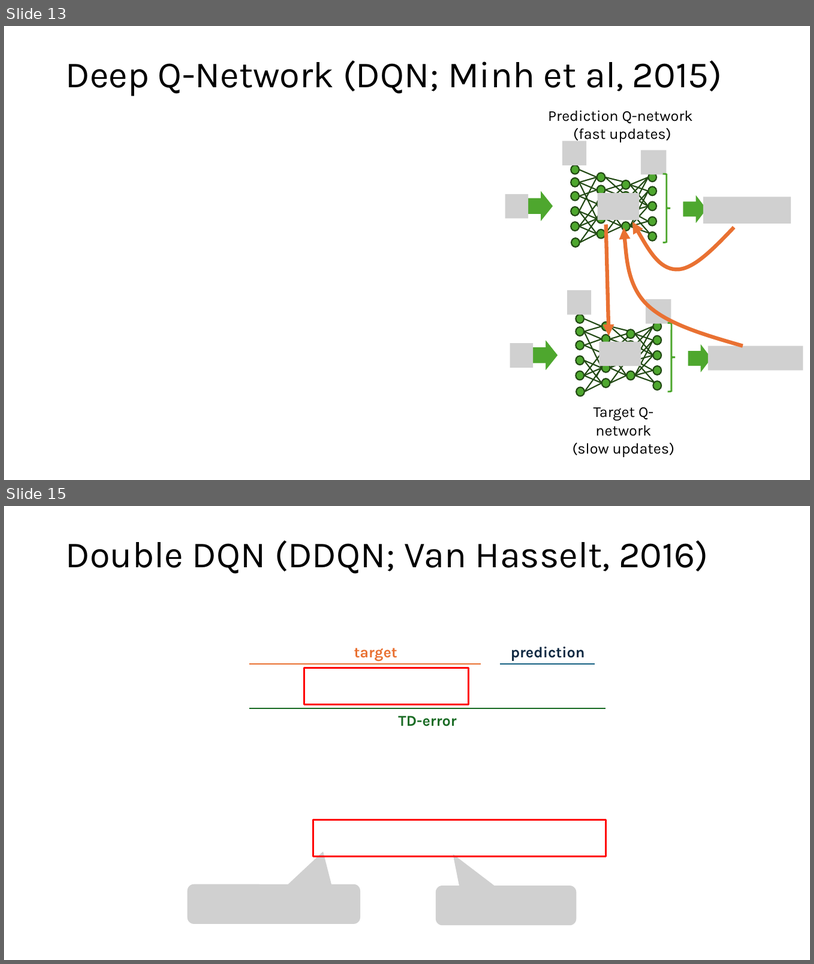
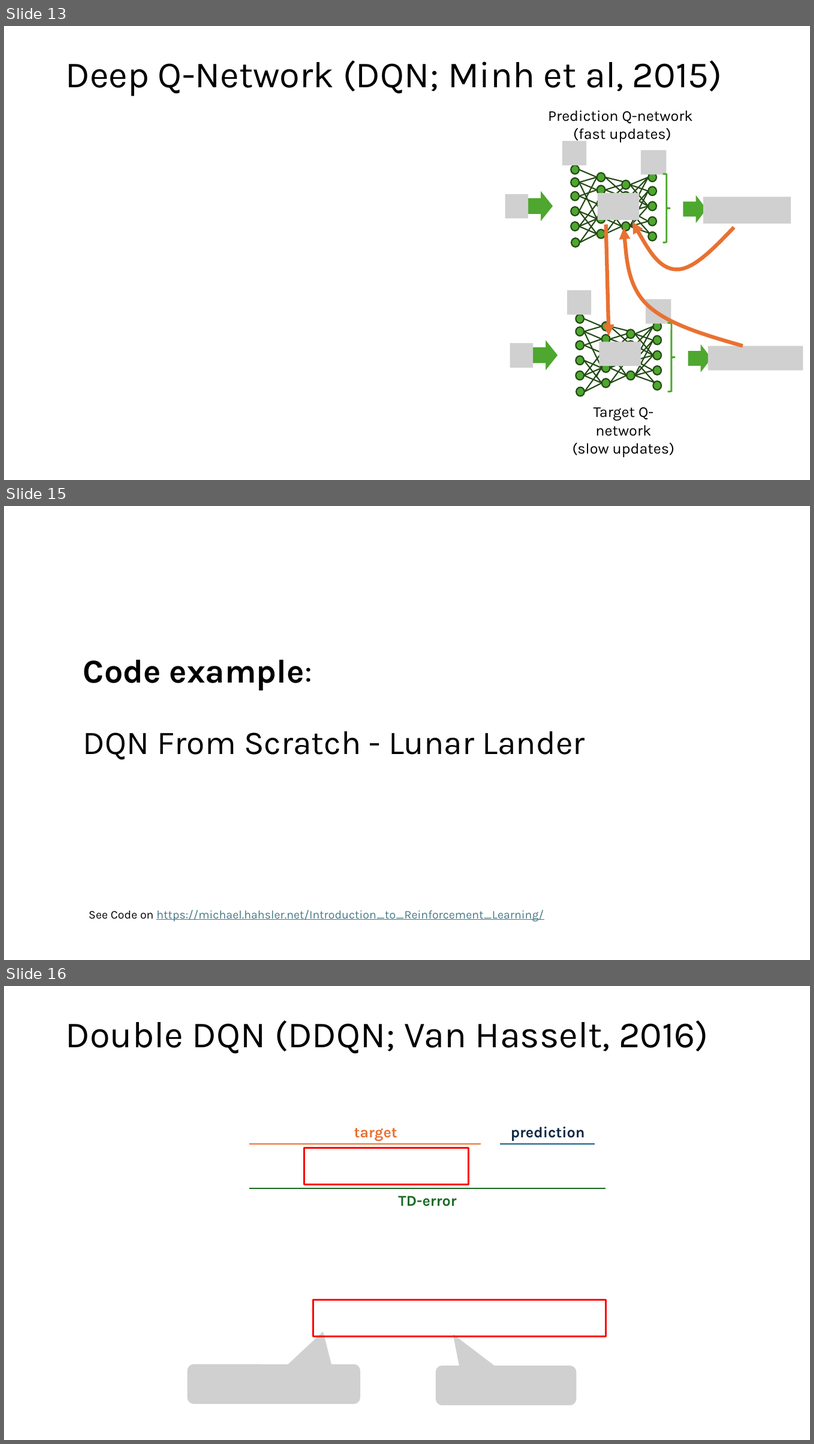
Before and after one commit to mhahsler/Introduction_to_Reinforcement_Learning, a slide deck: slides/Lecture_DRL.pptx. Shown one above the other, each under a label of ours: slides 13 and 15 before the commit, slides 13, 15 and 16 after it; the slides between them are not shown. The pictures are 814x964 and 814x1444 pixels, drawn with LibreOffice and Linux fonts; fonts in the diff are those of the drawing; grey boxes stand for pictures. Boxes give left, top, right and bottom in pixels: in the first picture for what was removed or moved away, otherwise in the second. Text is boxed around its words. In the diff, an @@ line names an element or a change of style, - is before the commit and + after.

```diff
--- a/slides/Lecture_DRL.pptx
+++ b/slides/Lecture_DRL.pptx
@@ slide 15 added at <box>4,506,810,960</box>, background #FFFFFF @@
@@ title added at <box>83,660,585,760</box>, 39.6 pt, text #000000 @@
+Code example:
+DQN From Scratch - Lunar Lander
@@ text added at <box>89,909,544,921</box>, 14 pt, text #467886, underline @@
+See Code on https://michael.hahsler.net/Introduction_to_Reinforcement_Learning/
@@ what was slide 15 is now slide 16 @@
```
Also in this commit, not shown: 2 slides changed, 2 other slides added, 1 other file.
